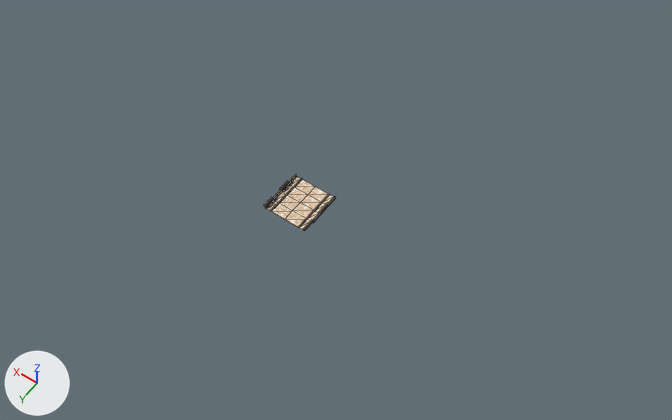
What one commit did to the glTF model game/models/road_block_1.glb.
The view is the same before and after, from a 50 mm camera at (-71.7, 88.3, 142.8) aimed at (-7.0, -2.2, 0.6). The lights are fixed; the arrows at lower left show +X, +Y and +Z. Mesh edges are drawn as thin lines. Where no turn or scale is listed for an object, it has been applied to the vertices.

Before the edit, the objects in view are built like this:
```python
me_plane = bpy.data.meshes.new('Plane')
me_plane.from_pydata(...)  # 147 vertices, 250 faces; spans x -5.0..5.0, y -4.98..5.01, z -0.08..0.86
me_plane.materials.append(mat_material_001)  # picture img_baked
ob_roadblock1 = bpy.data.objects.new('RoadBlock1', me_plane)
ob_roadblock1.location = (0.0, 0.0, 0.0)
```
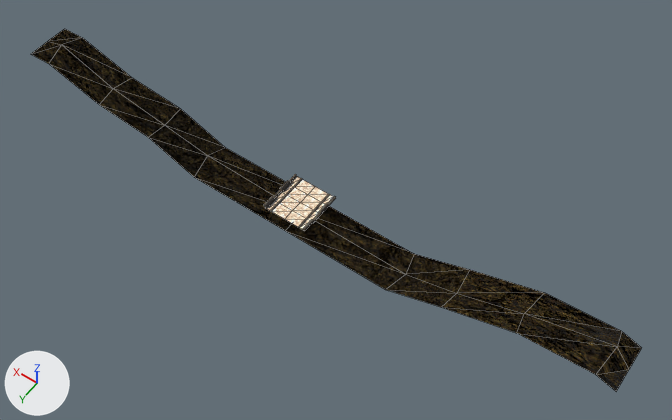
Commit message: MORE BLOCKS

Patch to the scene script:
```diff
--- a/game/models/road_block_1.glb.py
+++ b/game/models/road_block_1.glb.py
@@ img_tileable_concrete_floor_texture__27 @@
+img_tileable_concrete_floor_texture__27 = load_image('Tileable concrete floor texture (27)', '_unpacked/Tileable_concrete_floor_texture__27_', 1024, 1024, 'Non-Color')
@@ img_bake_ground @@
+img_bake_ground = load_image('bake_ground', '_unpacked/bake_ground', 256, 256, 'sRGB')
@@ mat_ground @@
+mat_ground = bpy.data.materials.new('Ground')
+# uses the picture img_bake_ground
+# uses the picture img_tileable_concrete_floor_texture__27
@@ me_plane_003 @@
+me_plane_003.from_pydata(...)  # 33 vertices, 40 faces; spans x -67.9..67.9, y -5.0..5.0, z 0.0..12.4
+me_plane_003.materials.append(mat_ground)
@@ ob_ground @@
+ob_ground = bpy.data.objects.new('Ground', me_plane_003)
+ob_ground.location = (0.0, 0.0, -3.8)
```

Pixel boxes [x1, y1, x2, y2] of what changed, in the pictures (672 x 420 px):
'Ground', added
    after: [31, 29, 642, 391]
